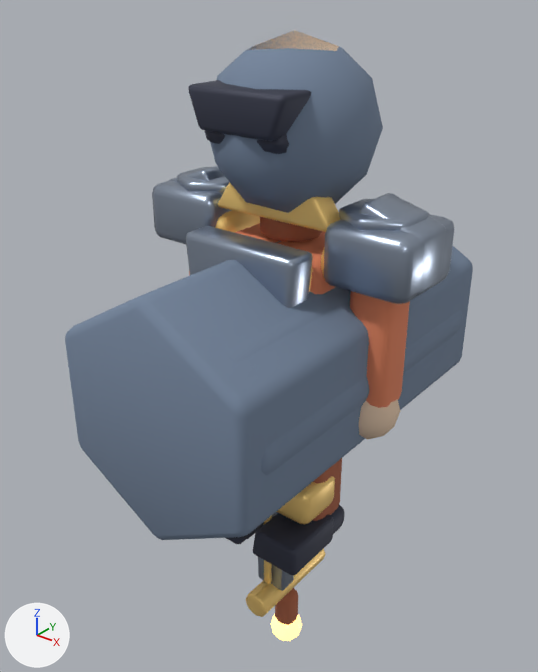
The glTF model public/assets/models/characters/warrior.glb, before and after one commit.
The view is the same before and after, from a camera (50 mm lens) standing at (1.55, -2.07, 2.14) and looking at (-0.13, 0.03, 0.84). The axes (+X, +Y, +Z) are drawn at lower left. The lights are the same throughout. The picture after the commit comes second. Where no turn or scale is listed for an object, it has been applied to the vertices.

Names of what the first picture shows: 'LOD1_PROXY_body', 'LOD2_PROXY_body', 'LOD2_PROXY_head', 'arm.R', 'bootToe.R', 'helmetBrow', 'knee.R', 'pauldron.L', 'pauldron.R', 'warriorBreastplate', 'warriorCollar', 'warriorShoulder.R' and 19 more.
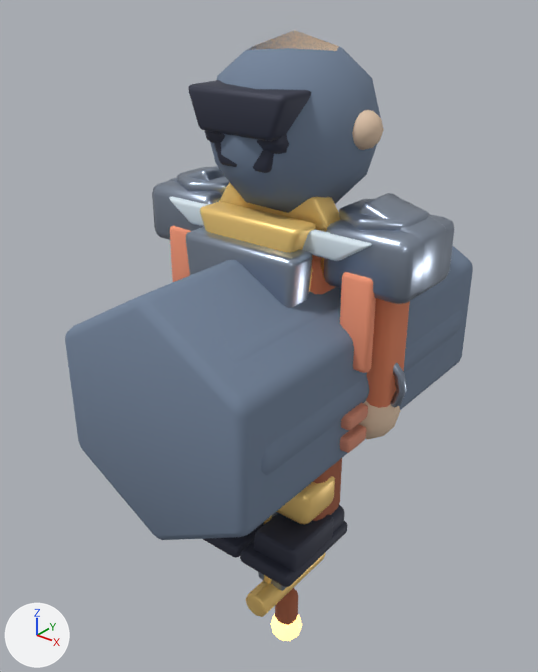
The edits, one by one:
Material 'MAT_warrior_leatherLight' (mat_mat_warrior_leatherlight) is new.
Its base color is (0.688, 0.267, 0.174) (beige #d88d74).
Its roughness is 0.76.
Material 'MAT_warrior_snow' (mat_mat_warrior_snow) is new.
Its base color is (0.78, 0.9, 0.98) (pale blue #e5f3fd).
Its roughness is 0.72.
Material 'MAT_warrior_clothLight' (mat_mat_warrior_clothlight) is new.
Its base color is (0.97, 0.333, 0.192) (orange #fc9c79).
Its roughness is 0.82.
Mesh me_cube_085 is new.
It has 56 vertices, 108 faces and spans x -0.055..0.055, y -0.06..0.06, z -0.0275..0.0275.
It uses material mat_mat_warrior_leatherlight (beige #d88d74).
Mesh me_collarfrontmesh is new.
It has 70 vertices, 136 faces and spans x -0.213..0.213, y -0.06..0.06, z 1.204..1.42.
It uses material mat_mat_warrior_accent (beige #ffd781).
Mesh me_chinguardmesh is new.
It has 56 vertices, 108 faces and spans x -0.135..0.135, y -0.055..0.055, z 1.58..1.69.
It uses material mat_mat_warrior_dark (greyish blue #3c3f50).
Mesh me_cube_082 is new.
It has 56 vertices, 108 faces and spans x -0.125..0.125, y -0.215..0.215, z -0.03..0.03.
It uses material mat_mat_warrior_dark (greyish blue #3c3f50).
Mesh me_allyshouldertrimmesh is new.
It has 56 vertices, 108 faces and spans x -0.434..0.434, y -0.023..0.022, z 1.32..1.4.
It uses material mat_mat_warrior_snow (pale blue #e5f3fd).
Mesh me_torus_013 is new.
It has 188 vertices, 376 faces and spans x -0.123..0.123, y -0.018..0.018, z -0.123..0.123.
It uses material mat_mat_warrior_metal (grey #9eaabc).
Mesh me_cube_081 is new.
It has 56 vertices, 108 faces and spans x -0.06..0.06, y -0.023..0.023, z -0.17..0.17.
It uses material mat_mat_warrior_clothlight (orange #fc9c79).
Mesh me_cube_079 is new.
It has 56 vertices, 108 faces and spans x -0.06..0.06, y -0.023..0.023, z -0.17..0.17.
It uses material mat_mat_warrior_clothlight (orange #fc9c79).
Mesh me_icosphere_042 is new.
It is an icosphere of 80 faces spanning x -0.0618..0.0618, y -0.065..0.065, z -0.065..0.065.
It uses material mat_mat_warrior_skin (beige #e5c8ad).
Object 'weaponWrapB' (ob_weaponwrapb) is new; it shows me_cube_085.
Its location is (0.38, -0.18, 0.78).
Object 'weaponWrapA' (ob_weaponwrapa) is new; it shows a copy of me_cube_085.
Its location is (0.38, -0.18, 0.69).
Object 'collarFront' (ob_collarfront) is new; it shows me_collarfrontmesh.
Its location is (0.0, -0.2, 0.0).
Object 'chinGuard' (ob_chinguard) is new; it shows me_chinguardmesh.
Its location is (0.0, -0.215, 0.0).
Object 'bootSole.R' (ob_bootsole_r) is new; it shows me_cube_082.
Its location is (0.13, -0.12, 0.035).
Object 'bootSole.L' (ob_bootsole_l) is new; it shows a copy of me_cube_082.
Its location is (-0.13, -0.12, 0.035).
Object 'allyShoulderTrim' (ob_allyshouldertrim) is new; it shows me_allyshouldertrimmesh.
Its location is (0.0, -0.17, 0.0).
Object 'wristBand.R' (ob_wristband_r) is new; it shows me_torus_013.
Its location is (0.39, -0.01, 0.84).
Object 'armPanel.R' (ob_armpanel_r) is new; it shows me_cube_081.
Its location is (0.39, -0.16, 1.12).
Object 'armPanel.L' (ob_armpanel_l) is new; it shows me_cube_079.
Its location is (-0.39, -0.16, 1.12).
Object 'ear.R' (ob_ear_r) is new; it shows me_icosphere_042.
Its location is (0.275, 0.0, 1.7).

Pixel boxes (x1, y1, x2, y2) of what changed, in the pictures (538 x 672 px):
'collarFront', added
    after: (200, 201, 316, 253)
'armPanel.R', added (orange)
    after: (340, 272, 376, 373)
'allyShoulderTrim', added
    after: (169, 197, 372, 261)
'bootSole.R', added
    after: (240, 521, 348, 587)
'ear.R', added (beige)
    after: (352, 110, 384, 150)
'armPanel.L', added (orange)
    after: (170, 226, 191, 282)
'bootSole.L', added
    after: (203, 524, 264, 558)
'chinGuard', added
    after: (214, 142, 274, 173)
'weaponWrapA', added (beige)
    after: (340, 424, 366, 453)
'weaponWrapB', added (beige)
    after: (341, 403, 368, 430)
'wristBand.R', added
    after: (390, 363, 407, 408)
